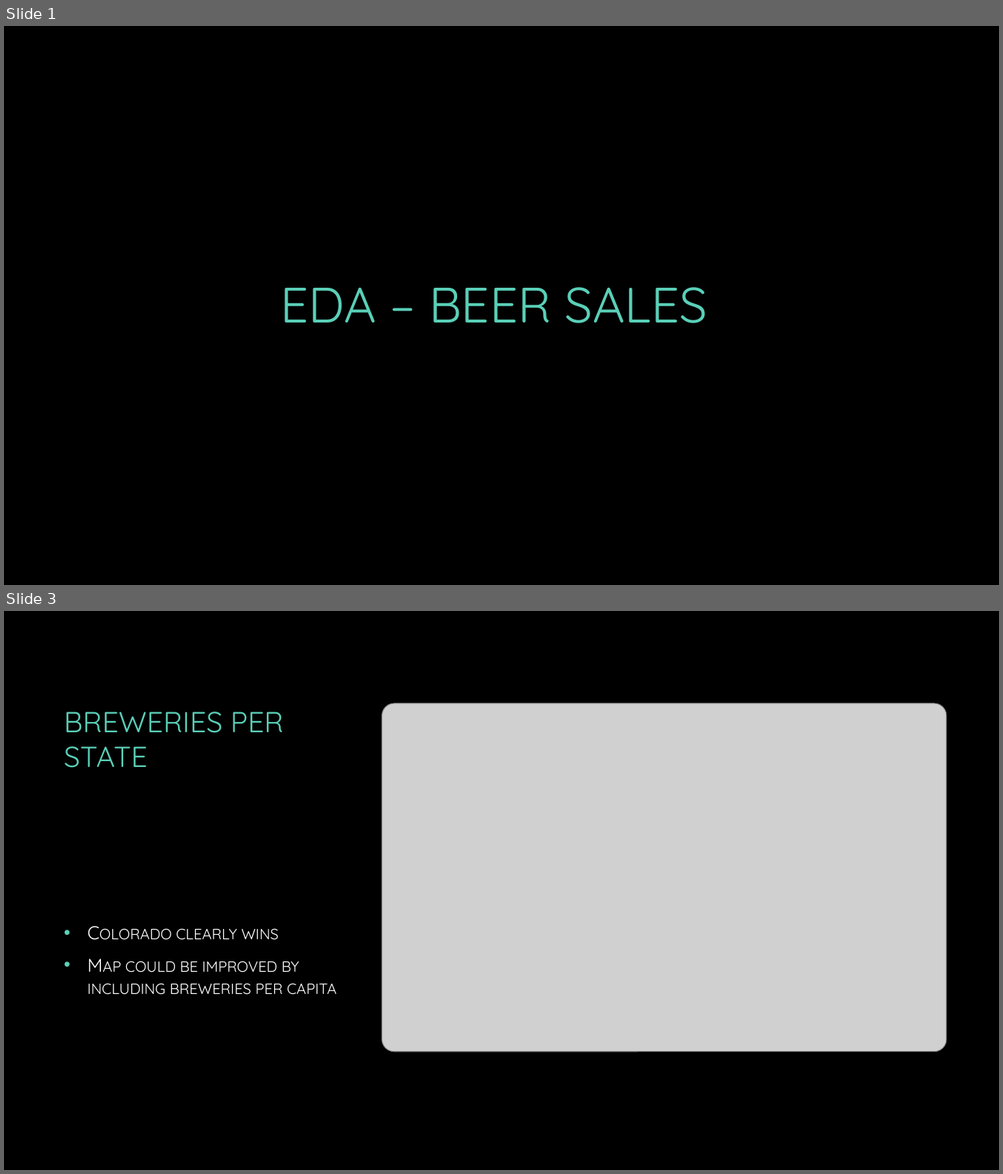
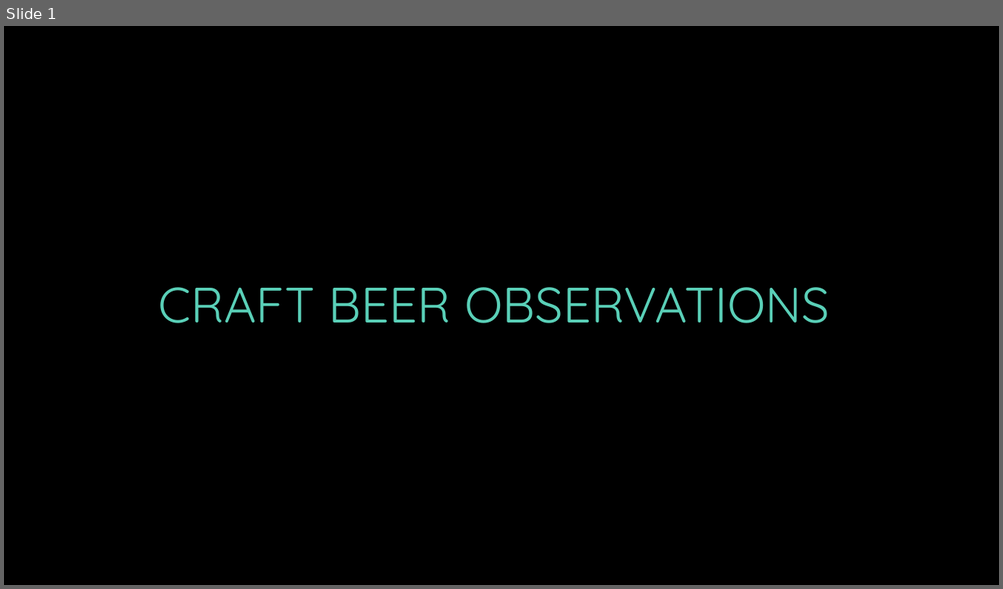
Before and after one commit to amberburnett/BeerSales, a slide deck: EDA – Beer Sales.pptx. Shown one above the other, each under a label of ours: slides 1 and 3 before the commit, slide 1 after it; the slides between them are not shown. The pictures are 1003x1174 and 1003x589 pixels, drawn with LibreOffice and Linux fonts; fonts in the diff are those of the drawing; grey boxes stand for pictures; background and template pictures are left out. Boxes give left, top, right and bottom in pixels: in the first picture for what was removed or moved away, otherwise in the second. Text is boxed around its words. In the diff, an @@ line names an element or a change of style, - is before the commit and + after.

```diff
--- a/EDA – Beer Sales.pptx
+++ b/EDA – Beer Sales.pptx
@@ slide 3 removed at (4,611,999,1170), background picture (left out) @@
@@ title removed at (64,712,284,768) @@
-BREWERIES PER STATE
@@ picture removed at (381,703,945,1052) @@
@@ text removed at (88,928,336,995) @@
-• Colorado clearly wins
-• Map could be improved by including breweries per capita
@@ slide 1 changed as well @@
@@ title at (159,287,829,323): text changed @@
-EDA – BEER SALES
+CRAFT BEER OBSERVATIONS
```
Also in this commit, not shown: 2 other slides changed, 10 slides added, 2 other slides removed, 1 other file.
